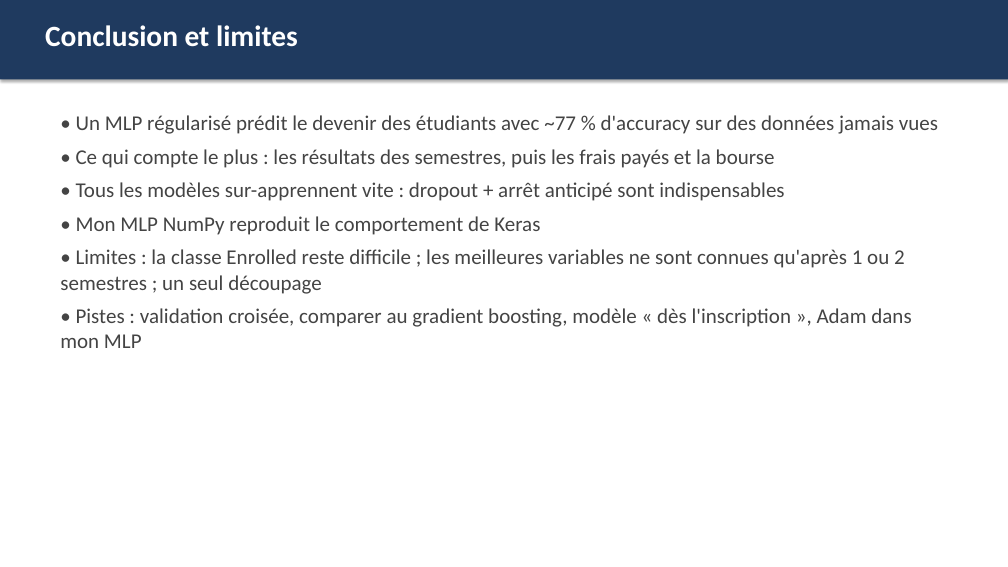
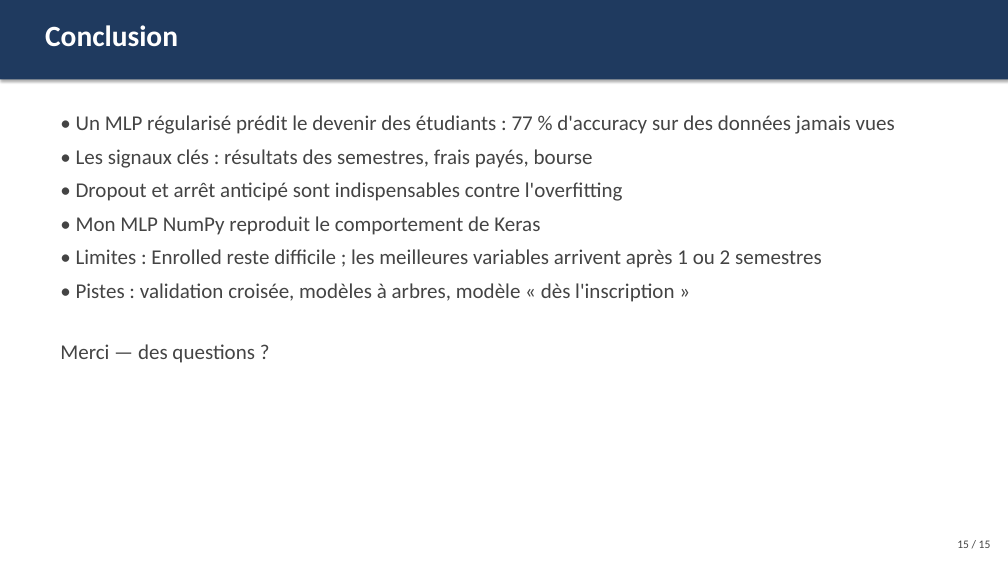
Before and after one commit to TheGoatLucien/ANN-playground, a slide deck: slide 15 of slides/ANN_playground_presentation.pptx (slide 16 before the commit). Drawn at 1008x567 pixels with LibreOffice and Linux fonts; fonts in the diff are those of the drawing. Boxes give left, top, right and bottom in pixels: in the first picture for what was removed or moved away, otherwise in the second. Text is boxed around its words. In the diff, an @@ line names an element or a change of style, - is before the commit and + after.

```diff
--- a/slides/ANN_playground_presentation.pptx
+++ b/slides/ANN_playground_presentation.pptx
@@ text at (45, 25, 178, 47): text changed @@
-Conclusion et limites
+Conclusion
@@ text at (76, 115, 895, 201): text changed @@
-• Un MLP régularisé prédit le devenir des étudiants avec ~77 % d'accuracy sur des données jamais vues
-• Ce qui compte le plus : les résultats des semestres, puis les frais payés et la bourse
-• Tous les modèles sur-apprennent vite : dropout + arrêt anticipé sont indispensables
+• Un MLP régularisé prédit le devenir des étudiants : 77 % d'accuracy sur des données jamais vues
+• Les signaux clés : résultats des semestres, frais payés, bourse
+• Dropout et arrêt anticipé sont indispensables contre l'overfitting
@@ text at (60, 249, 822, 363): text changed @@
-• Limites : la classe Enrolled reste difficile ; les meilleures variables ne sont connues qu'après 1 ou 2 semestres ; un seul découpage
-• Pistes : validation croisée, comparer au gradient boosting, modèle « dès l'inscription », Adam dans mon MLP
+• Limites : Enrolled reste difficile ; les meilleures variables arrivent après 1 ou 2 semestres
+• Pistes : validation croisée, modèles à arbres, modèle « dès l'inscription »
+Merci — des questions ?
@@ text added at (957, 540, 991, 548), 11 pt, text #444444 @@
+15 / 15
```
Also in this commit, not shown: 10 other slides changed, 3 slides added, 4 slides removed.
